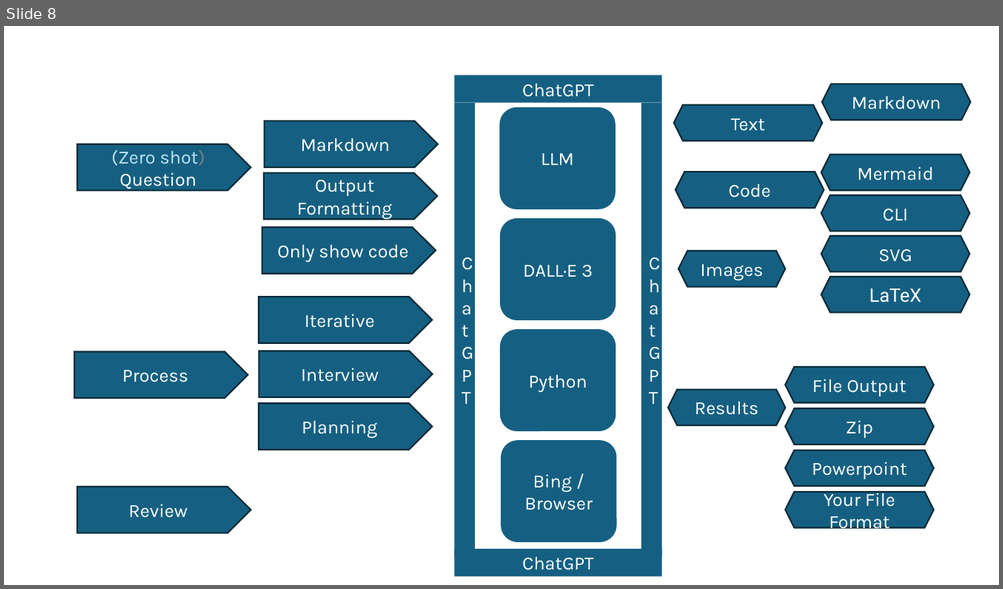
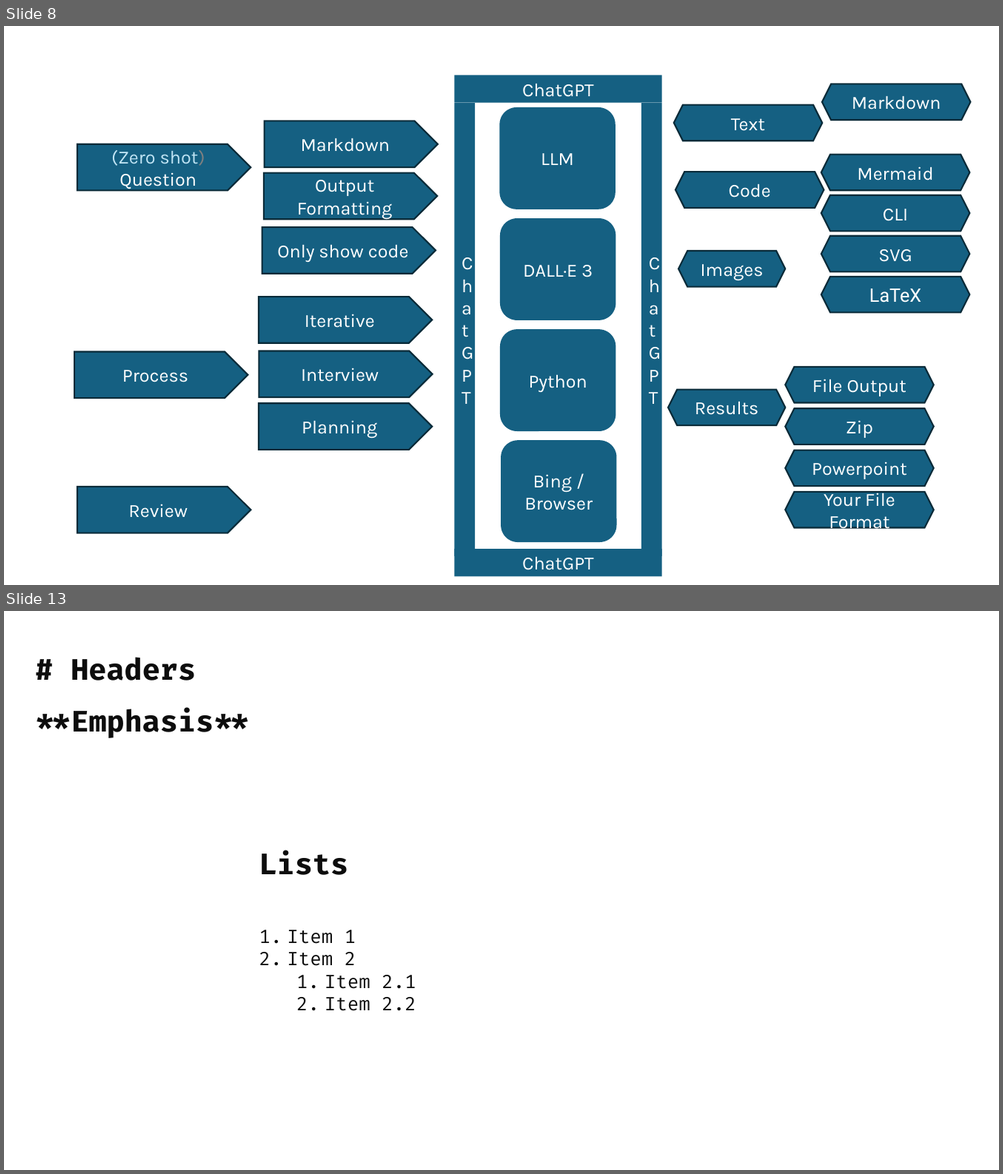
Before and after one commit to isidore/Talks, a slide deck: Slides/ChatGPT_Prompting.pptx. Shown one above the other, each under a label of ours: slide 8 before the commit, slides 8 and 13 after it; the slides between them are not shown. The pictures are 1003x589 and 1003x1174 pixels, drawn with LibreOffice and Linux fonts; fonts in the diff are those of the drawing. Boxes give left, top, right and bottom in pixels: in the first picture for what was removed or moved away, otherwise in the second. Text is boxed around its words. In the diff, an @@ line names an element or a change of style, - is before the commit and + after.

```diff
--- a/Slides/ChatGPT_Prompting.pptx
+++ b/Slides/ChatGPT_Prompting.pptx
@@ slide 13 added at <box>4,611,999,1170</box>, background #FFFFFF @@
@@ text added at <box>71,657,196,681</box>, 28 pt, text #0D0D0D, bold @@
+# Headers
@@ text added at <box>35,708,249,738</box>, 28 pt, text #0D0D0D, bold @@
+**Emphasis**
@@ text added at <box>259,851,415,1011</box>, 18 pt, text #0D0D0D @@
+Lists
+1. Item 1
+2. Item 2
+  1. Item 2.1
+  2. Item 2.2
```
Also in this commit, not shown: 2 slides changed, 6 other slides added.
